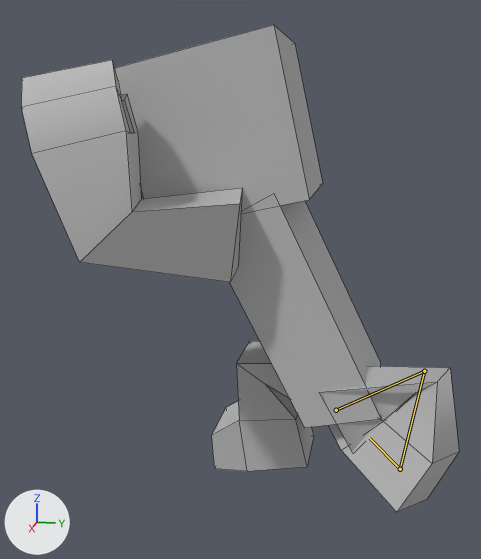
A saved change to the Blender file Blender/character 2.8.blend.
Rendered twice from a 50 mm lens placed at (0.1772, 0.0105, 0.1049), pointed at (0.0016, -0.0247, 0.061). Lighting does not change. The marker at lower left points along +X, +Y and +Z. Both versions are drawn at frame 11 of the action 'Jump Middle'; the numbers are the values there. The bones that change are drawn over the model as lines. Mesh edges are drawn as thin lines.

Objects in the first picture: 'ArmLeft1', 'Body1', 'Head1', 'LegLeft1', 'LegRight1'.
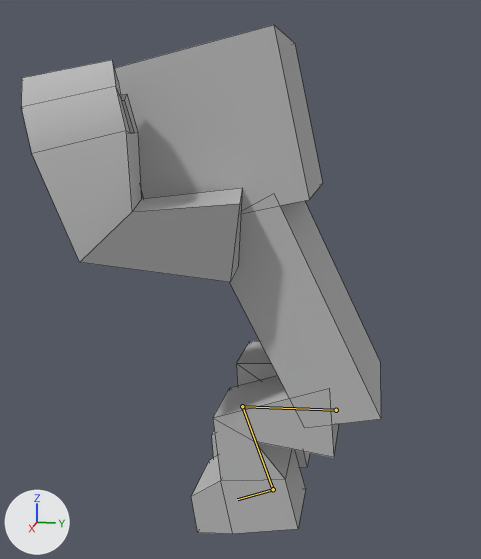
Pixel boxes [x1, y1, x2, y2] of what changed, in the pictures (481 x 559 px):
'LegLeft1', posed
    before: [319, 366, 459, 512]
    after: [191, 376, 338, 534]
'LegRight1', unchanged, covered by the edit
    before: [212, 341, 314, 471]
    after: [212, 341, 310, 467]
bone 'Leg1.L', root to tip
    before: (336, 410) to (424, 371)
    after: (336, 410) to (242, 406)
bone 'Leg2.L', root to tip
    before: (424, 371) to (400, 469)
    after: (242, 406) to (273, 489)
bone 'Leg3.L', root to tip
    before: (400, 469) to (369, 438)
    after: (273, 489) to (237, 499)

What the commit changed:
Bone 'Leg1.L' (bone_leg1_l) turns from (121, 0, 0) to (-87, 0, 0) degrees about its own x, y and z.
Bone 'Leg2.L' (bone_leg2_l) turns from (124, -30, 16) to (-106, 0, 0) degrees about its own x, y and z.
Bone 'Leg3.L' (bone_leg3_l) turns from (-41, 0, -2) to (-13, 0, 0) degrees about its own x, y and z.
